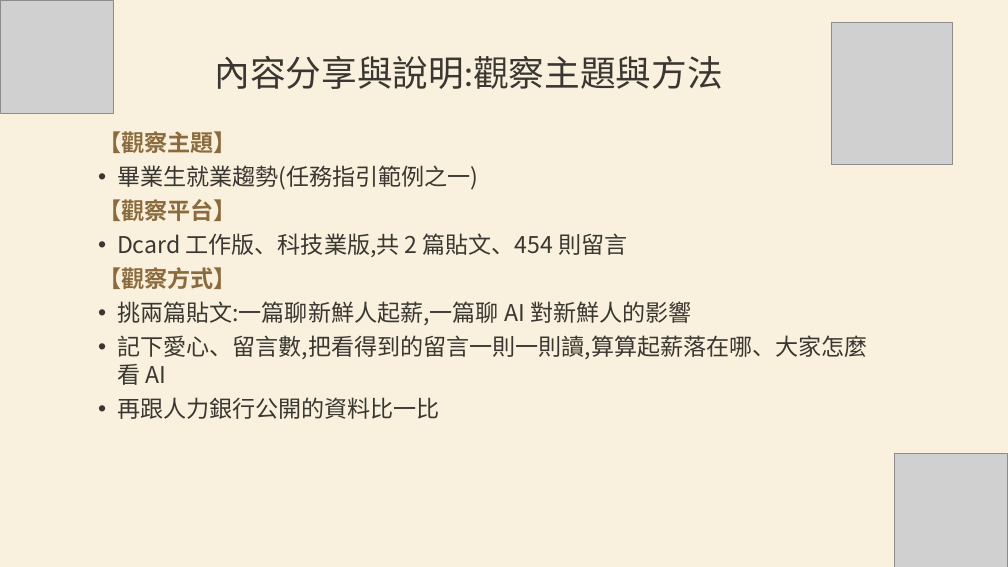
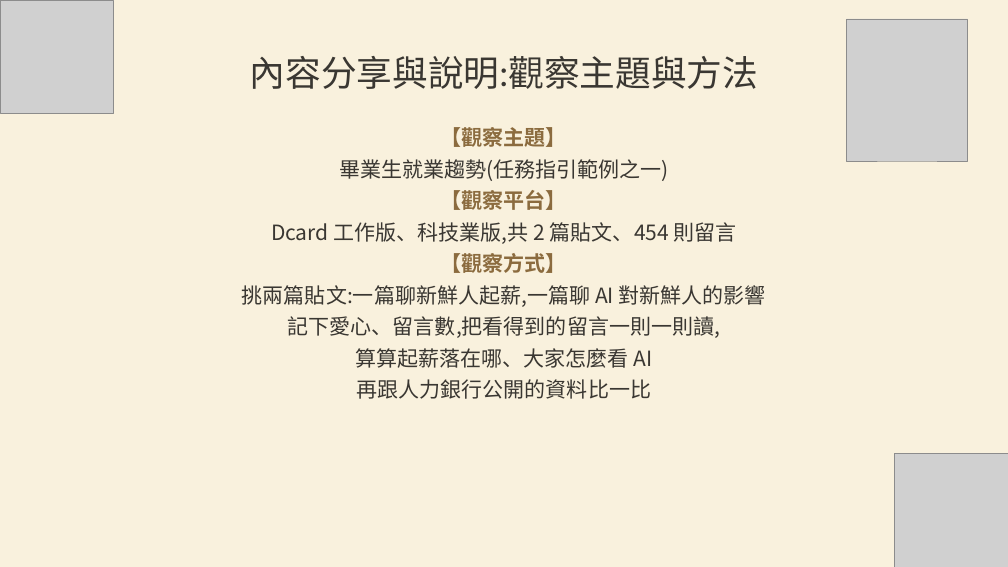
Before and after one commit to tobychien/project-hub, a slide deck: slide 3 of deliverables/邱偉浩-元智大學-10月B.pptx. Drawn at 1008x567 pixels with LibreOffice and Linux fonts; fonts in the diff are those of the drawing; grey boxes stand for pictures. Boxes give left, top, right and bottom in pixels: in the first picture for what was removed or moved away, otherwise in the second. Text is boxed around its words. In the diff, an @@ line names an element or a change of style, - is before the commit and + after.

```diff
--- a/deliverables/邱偉浩-元智大學-10月B.pptx
+++ b/deliverables/邱偉浩-元智大學-10月B.pptx
@@ picture: place and size @@
-picture at (832, 23, 953, 165)
+picture at (847, 19, 968, 161)
@@ text "內容分享與說明:觀察主題與方法": place and size @@
-text "內容分享與說明:觀察主題與方法" at (215, 56, 723, 89)
+text "內容分享與說明:觀察主題與方法" at (250, 56, 758, 89)
@@ text "【觀察主題】": place and size @@
-text "【觀察主題】" at (98, 131, 868, 419)
+text "【觀察主題】" at (242, 127, 766, 399)
@@ text at (242, 127, 766, 399): size 22 to 20 pt in "【觀察主題】", "畢業生就業趨勢(任務指引範例之一)", "【觀察平台】", "Dcard 工作版、科技業版,共 2 篇貼文、454 則留言" and 3 more places; alignment left to centre; bullet • to none @@
@@ text at (288, 316, 721, 368): text changed; size 22 to 20 pt @@
-• 記下愛心、留言數,把看得到的留言一則一則讀,算算起薪落在哪、大家怎麼看 AI
+記下愛心、留言數,把看得到的留言一則一則讀,
+算算起薪落在哪、大家怎麼看 AI
```
Also in this commit, not shown: 7 other slides changed, 1 slide added, 1 slide removed, 1 other file.
